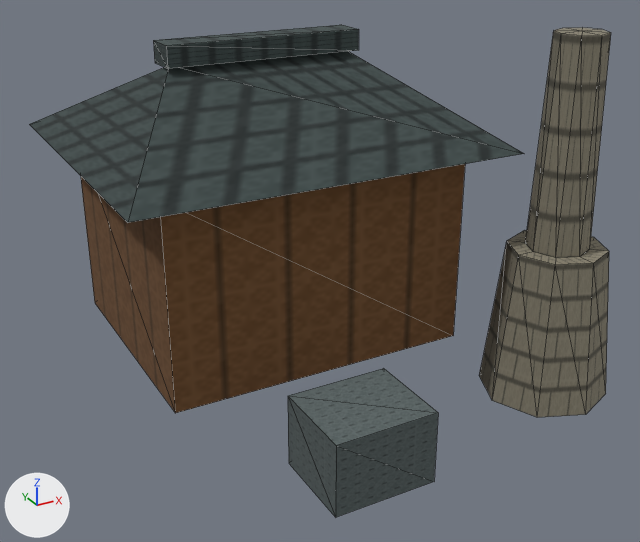
The glTF model app/src/main/assets/3d/field/domestic-SMITH-1-lod2.glb: old version first, new version second.
Both versions are drawn from a 50 mm camera at (-0.617, -1.071, 0.708) aimed at (-0.045, -0.03, 0.188). The axes (+X, +Y, +Z) are drawn at lower left. The lights are the same throughout. The picture after the commit comes second. Mesh edges are drawn as thin lines. Vertices at exactly the same position are counted once.
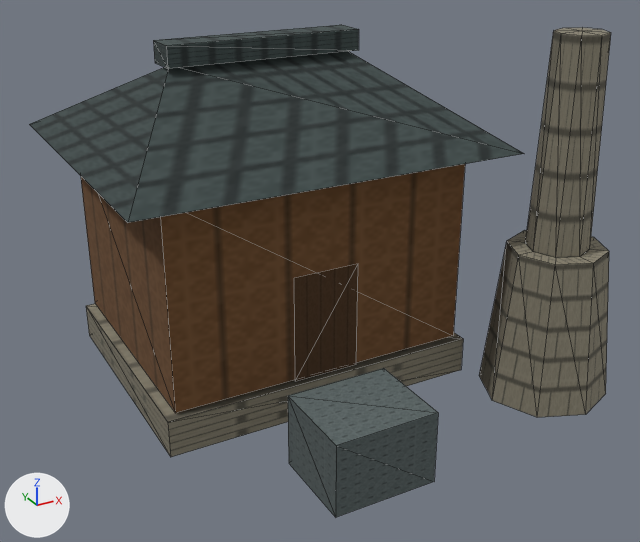
The change, as a list of edits to the scene's bpy script:
```text
Change me_mesh_0:
    used by ob_mesh_0; location = (0.0, 0.0, 0.0)
    verts and faces of me_mesh_0; kept vertices keep their numbers, new ones are numbered from 64
    remove me_mesh_0.from_pydata(...)  # 64 vertices, 84 faces; spans x -0.361..0.345, y -0.35..0.327, z 0.0..0.53
    add me_mesh_0.from_pydata(...)  # 76 vertices, 96 faces; spans x -0.361..0.345, y -0.35..0.327, z 0.0..0.53
    me_mesh_0 part 1: the loose piece of 8 vertices spanning x -0.305..0.145, y -0.11..0.27, z 0.07..0.365 is copied, and the copy is scaled about its middle by (1.06, 1.04, 0.186), then moved by (0.0, 0.0, -0.18); it spans x -0.319..0.159, y -0.118..0.278, z 0.01..0.065
    me_mesh_0 part 2
    add verts[64] = (-0.13, -0.113, 0.07)  # pixel (295, 381)
    add verts[65] = (-0.031, -0.113, 0.07)  # pixel (356, 364)
    add verts[66] = (-0.031, -0.113, 0.227)  # pixel (358, 263)
    add verts[67] = (-0.13, -0.113, 0.227)  # pixel (294, 278)
    add faces += [(64, 65, 66), (64, 66, 67)]
```

Changed parts and their boxes [x1, y1, x2, y2] in the pictures (640 x 542 px):
part 1 of me_mesh_0, added
    after: [86, 304, 463, 457]
part 2 of me_mesh_0, added (brown)
    after: [294, 264, 358, 381]
